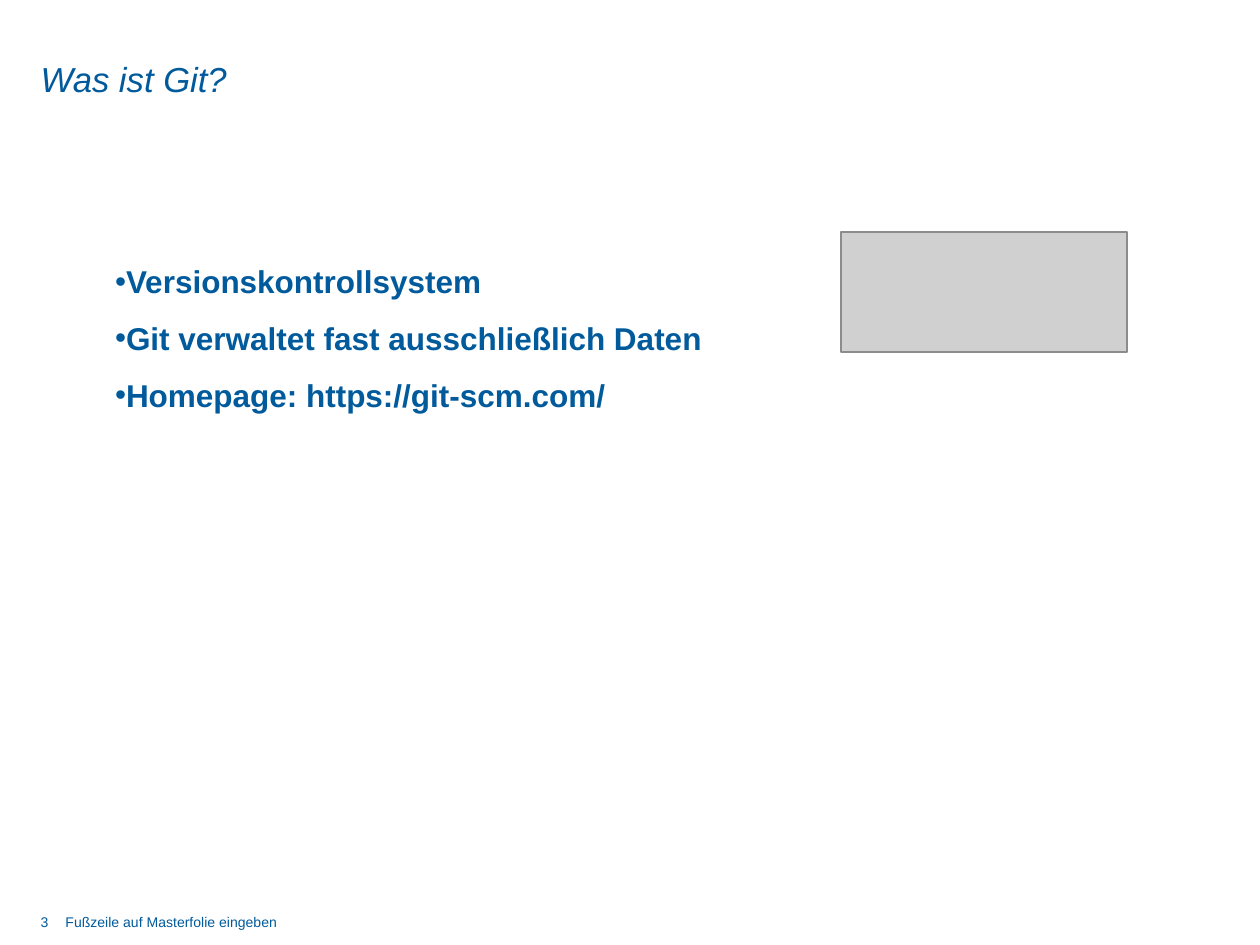
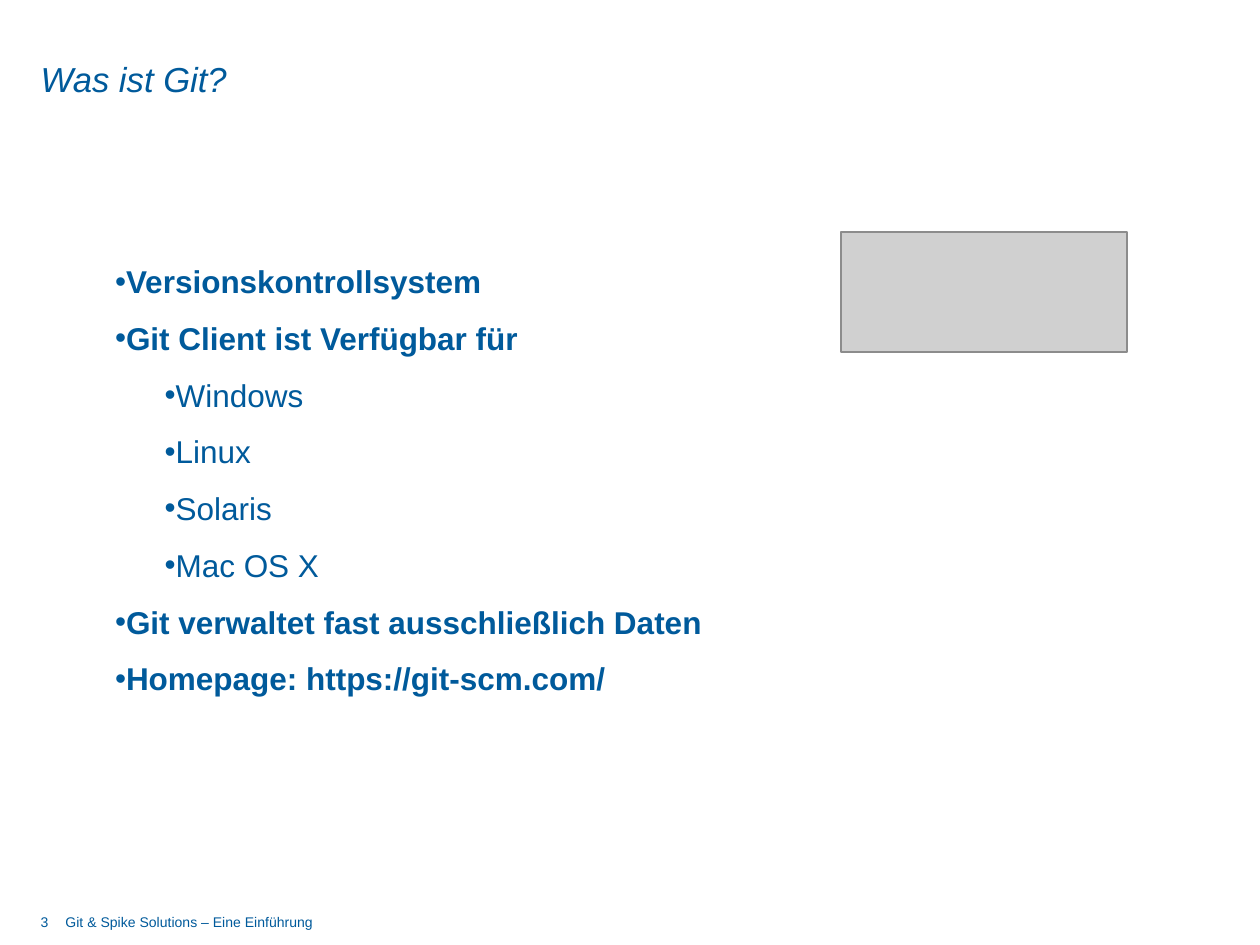
Before and after one commit to dot5343/TestRep, a slide deck: slide 3 of git_vortrag.pptx. Drawn at 1260x945 pixels with LibreOffice and Linux fonts; fonts in the diff are those of the drawing; grey boxes stand for pictures; background and template pictures are left out. Boxes give left, top, right and bottom in pixels: in the first picture for what was removed or moved away, otherwise in the second. Text is boxed around its words. In the diff, an @@ line names an element or a change of style, - is before the commit and + after.

```diff
--- a/git_vortrag.pptx
+++ b/git_vortrag.pptx
@@ text at (x1=126, y1=327, x2=518, y2=578): paragraphs added @@
+• Git Client ist Verfügbar für
+  • Windows
+  • Linux
+  • Solaris
+  • Mac OS X
@@ text removed at (x1=65, y1=917, x2=277, y2=930) @@
-Fußzeile auf Masterfolie eingeben
@@ text added at (x1=65, y1=917, x2=313, y2=930), 8 pt, text #005A9B @@
+Git & Spike Solutions – Eine Einführung
```
Also in this commit, not shown: 13 other slides changed, 1 slide added.
